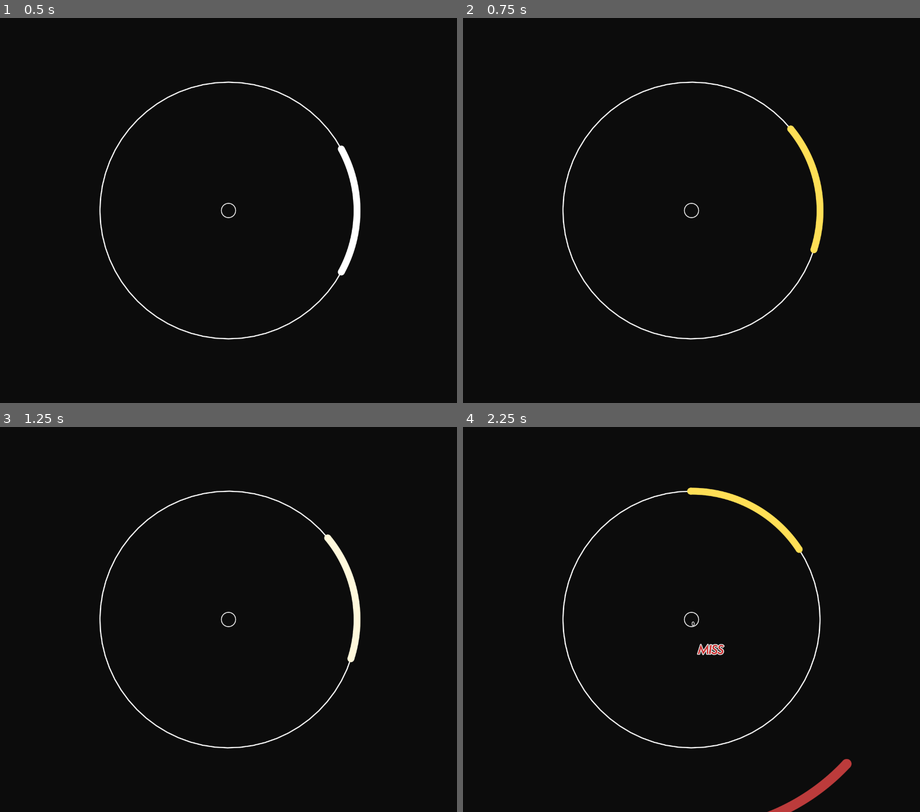
Above: before the commit, frames 1-4 (two rows, left to right).
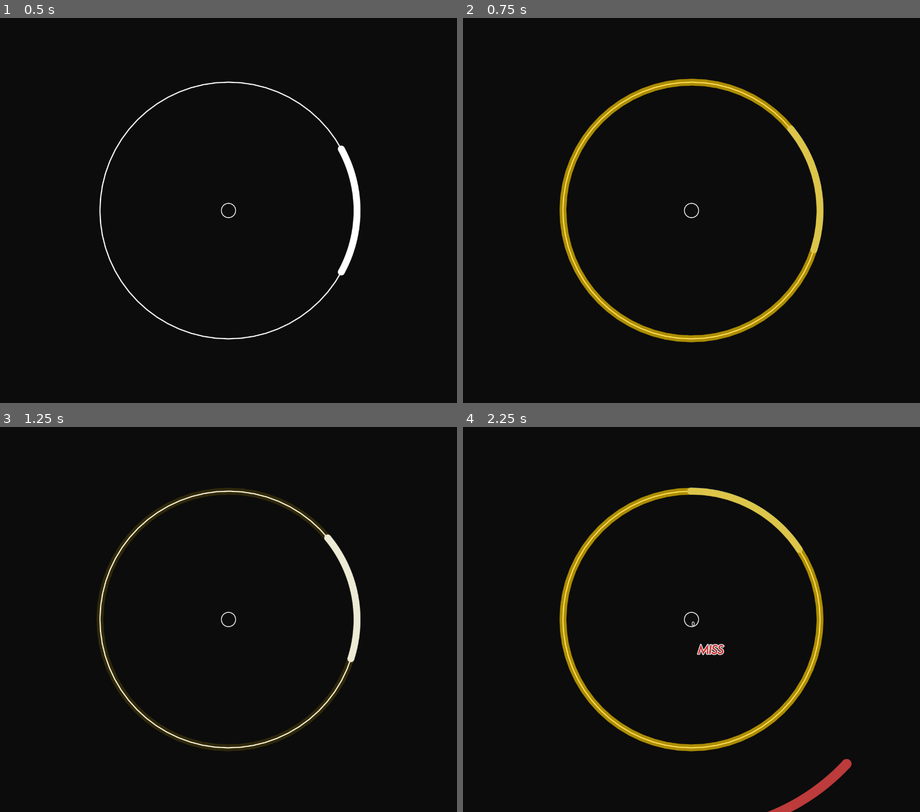
Above: after the commit, the same moments.

Repository: mougeee/marvelous-x
Game: Godot game, scene res://nodes/playing_scene.tscn
The game is run twice, just before and just after one commit, with the same random seed, the same clock (stepped at 60 frames per second) and the same inputs. The project has no main scene, so this scene is started directly. Sound files missing from this copy of the repository are replaced by a short silence.
Inputs (mouse positions are in pixels of both pictures, inside the frame that each line leads up to):
- Up to frame 1 (0.5 s): no input
- Up to frame 2 (0.75 s): tap Enter at 0.5 s; move the mouse to (792, 191) at 0.52 s; hold D (RightPress) from 0.53 s (still down); tap Space (CriticalPress) at 0.6 s
- Up to frame 3 (1.25 s): keep holding D (RightPress)
- Up to frame 4 (2.25 s): move the mouse to (600, 638) at 1.27 s; release D (RightPress) at 1.28 s; hold S (LeftPress) 1.28-2.03 s; tap Space (CriticalPress) at 1.35, 2.1 s; move the mouse to (737, 534) at 2.02 s; hold D (RightPress) from 2.03 s (still down)

Frame 1 is identical in both runs. In frame 2, 3.3% of the frame differs, in the area x 21-79%, y 15-85%; in frame 3, 2.4%; in frame 4, 3.3%.

Commit message:
change critical highlight style

Diff:
--- a/scripts/note_frame.gd
+++ b/scripts/note_frame.gd
@@ -7,6 +7,7 @@
 var coverage = 1.0
 var width = 0
 var cursor_color = Color.WHITE
+var critical_highlight_color = key_info[Keys.CRITICAL][0]
 
 
 func resize():
@@ -23,6 +24,8 @@
 
 	#Input.set_mouse_mode(Input.MOUSE_MODE_HIDDEN)
 
+	critical_highlight_color.a = 0.0
+
 
 # Called every frame. 'delta' is the elapsed time since the previous frame.
 func _process(delta: float) -> void:
@@ -38,11 +41,12 @@
 	elif Input.is_action_just_pressed("RightPress"):
 		cursor_color = key_info[Keys.RIGHT][0]
 	elif Input.is_action_just_pressed("CriticalPress"):
-		cursor_color = key_info[Keys.CRITICAL][0]
+		critical_highlight_color.a = 1.0
 
 	cursor_color.r = lerp(cursor_color.r, Color.WHITE.r, 0.05)
 	cursor_color.g = lerp(cursor_color.g, Color.WHITE.g, 0.05)
 	cursor_color.b = lerp(cursor_color.b, Color.WHITE.b, 0.05)
+	critical_highlight_color.a = lerp(critical_highlight_color.a, 0.0, 0.05)
 	queue_redraw()
 
 
@@ -61,3 +65,6 @@
 	)
 	draw_circle(radius * Vector2(cos(-coverage/2), sin(-coverage/2)), width / 2, cursor_color, true, -1, true)
 	draw_circle(radius * Vector2(cos(coverage/2), sin(coverage/2)), width / 2, cursor_color, true, -1, true)
+
+	# critical highlight
+	draw_circle(Vector2.ZERO, radius, critical_highlight_color, false, width, true)
